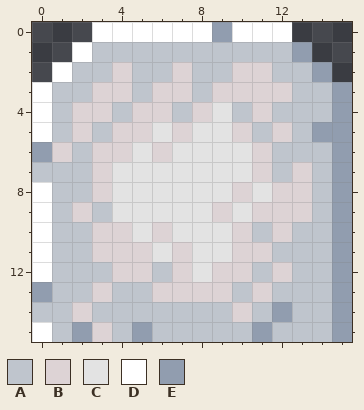
Pixel-art sprite: assets/selection.png. Above is the file before it was changed.
The file is 16x16 pixels.
Palette (. is transparent): A #bfc5cd  B #ddd3d5  C #e3e3e3  D #ffffff  E #919daf
Pixels before, first column x 0:
 0 ...DDDDDDEDDD...
 1 ..DAAAAAAAAAAE..
 2 .DAABAABAABBAAE.
 3 DAABBABBABBBBAAE
 4 DABBABBABCABAAAE
 5 DABABBCBCCBABAEE
 6 EBABBCBCCCCBAAAE
 7 AAABCCCCCCCBABAE
 8 DAABCCCCCCBCBBAE
 9 DABACCCCCBCBBBAE
10 DAABBCBCCCBABAAE
11 DAABBBCBCCBBAAAE
12 DAAABBABCBBABAAE
13 EAABAABBBBABAAAE
14 AABAAAAAAABAEAAE
15 DAEBAEAAAAAEAAAE
After:
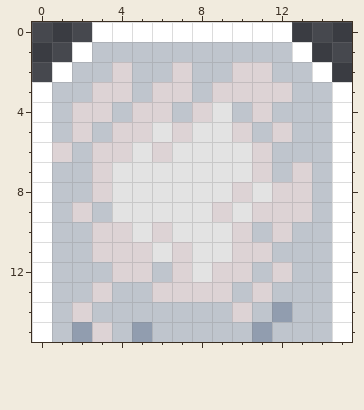
The edit:
y 0: x 9 E -> D
y 1: x 13 E -> D
y 2: x 14 E -> D
y 3..4: x 15 E -> D
y 5: x 14..15 EE -> AD
y 6: x 0 E -> D; x 15 E -> D
y 7: x 0 A -> D; x 15 E -> D
y 8..12: x 15 E -> D
y 13: x 0 E -> D; x 15 E -> D
y 14: x 0 A -> D; x 15 E -> D
y 15: x 15 E -> D
Where, in picture pixels (left, top, right, bottom), the same in both pictures:
changed: (212, 22, 352, 342)
changed: (32, 142, 52, 182)
changed: (32, 282, 52, 322)
